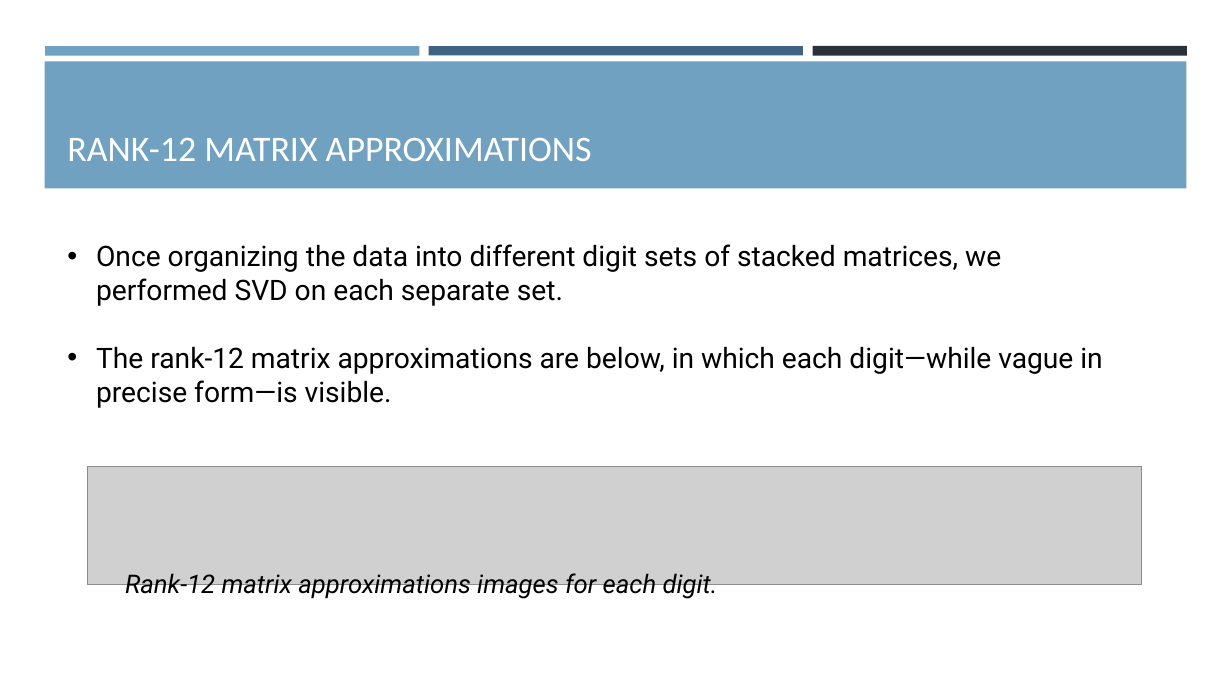
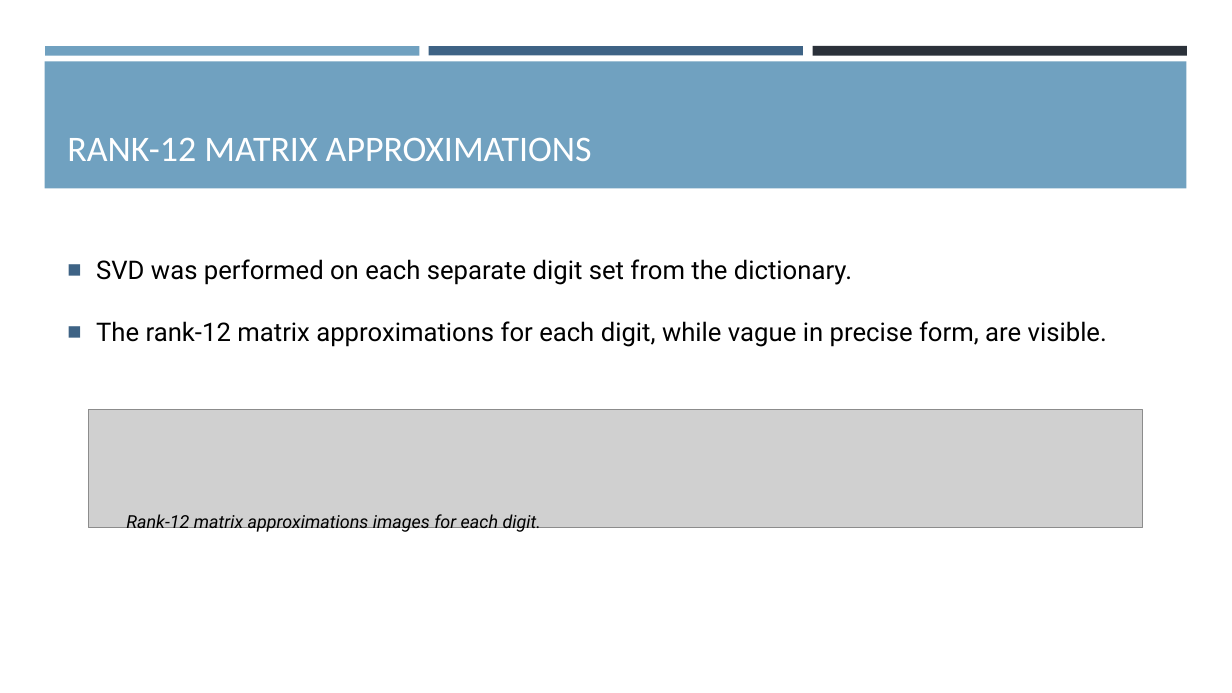
Before and after one commit to justinrnichols/Digit_Recognition, a slide deck: slide 7 of Reports/SVDPowerpoint.pptx. Drawn at 1232x693 pixels with LibreOffice and Linux fonts; fonts in the diff are those of the drawing; grey boxes stand for pictures. Boxes give left, top, right and bottom in pixels: in the first picture for what was removed or moved away, otherwise in the second. Text is boxed around its words. In the diff, an @@ line names an element or a change of style, - is before the commit and + after.

```diff
--- a/Reports/SVDPowerpoint.pptx
+++ b/Reports/SVDPowerpoint.pptx
@@ text at (x1=96, y1=259, x2=1107, y2=347): text changed; size 22 to 20 pt @@
-• Once organizing the data into different digit sets of stacked matrices, we performed SVD on each separate set.
-• The rank-12 matrix approximations are below, in which each digit—while vague in precise form—is visible.
+■ SVD was performed on each separate digit set from the dictionary.
+■ The rank-12 matrix approximations for each digit, while vague in precise form, are visible.
@@ picture moved from (x1=87, y1=467, x2=1141, y2=585) to (x1=89, y1=409, x2=1143, y2=528) @@
@@ text "Rank-12 matrix approximations images for ..." moved from (x1=125, y1=573, x2=718, y2=599) to (x1=126, y1=514, x2=541, y2=534) @@
@@ text "Rank-12 matrix approximations images for ..." at (x1=126, y1=514, x2=541, y2=534): size 20 to 14 pt @@
```
Also in this commit, not shown: 15 other slides changed, 2 slides added, 1 other file.
